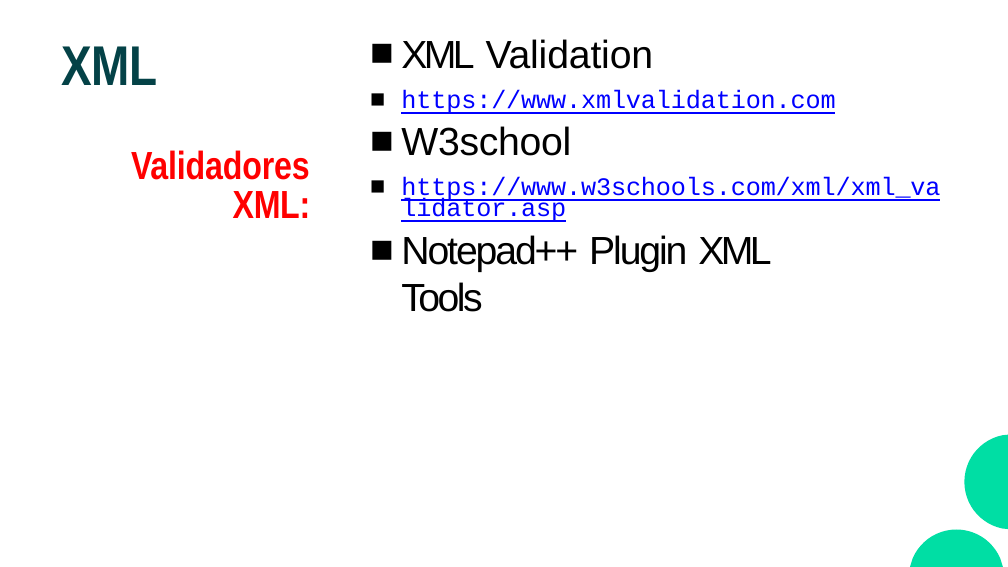
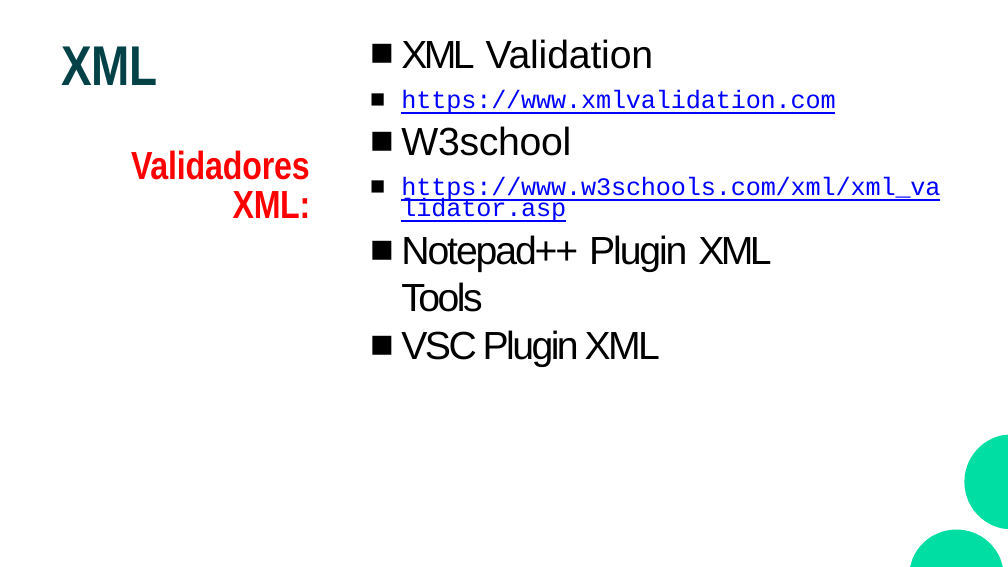
Before and after one commit to CodeWithJuancho/CE_IABD_BIU_SPS, a slide deck: slide 57 of BIU/UT1 - Fundamentos y Preparacion de datos/UT1_1 - Fundamentos y preparacion de datos.pptx. Drawn at 1008x567 pixels with LibreOffice and Linux fonts; fonts in the diff are those of the drawing. Boxes give left, top, right and bottom in pixels: in the first picture for what was removed or moved away, otherwise in the second. Text is boxed around its words. In the diff, an @@ line names an element or a change of style, - is before the commit and + after.

```diff
--- a/BIU/UT1 - Fundamentos y Preparacion de datos/UT1_1 - Fundamentos y preparacion de datos.pptx
+++ b/BIU/UT1 - Fundamentos y Preparacion de datos/UT1_1 - Fundamentos y preparacion de datos.pptx
@@ text at bbox=[401, 330, 660, 367]: paragraph added @@
+■ VSC Plugin XML
```
Also in this commit, not shown: 12 other slides changed, 10 slides added, 12 other files.
